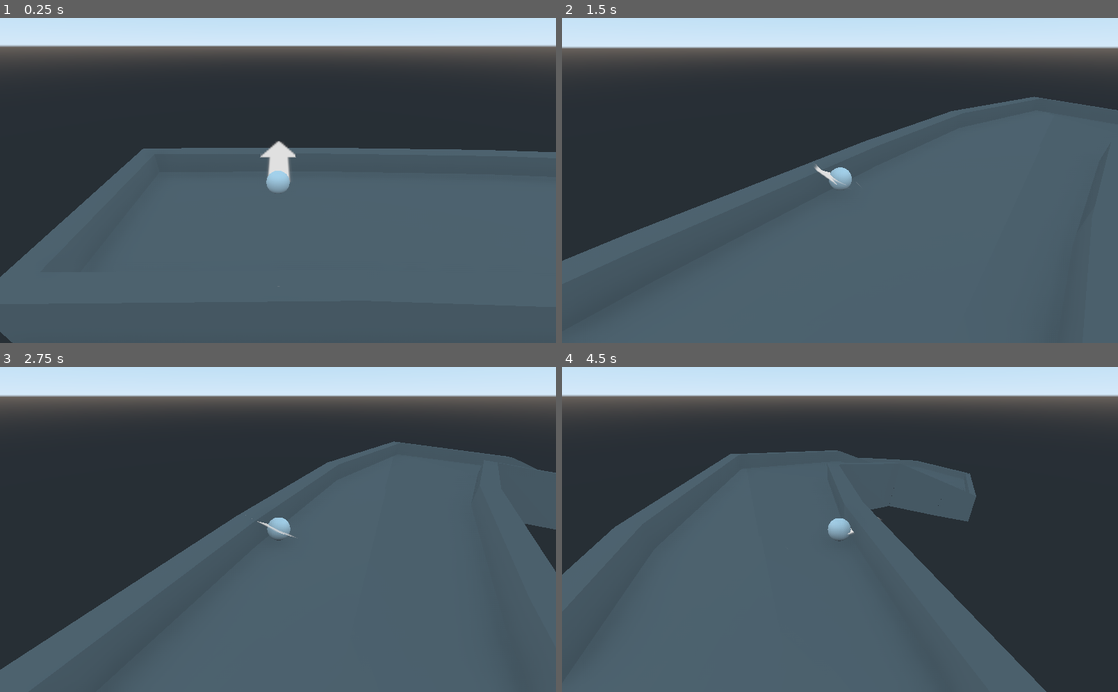
Above: before the commit, frames 1-4 (two rows, left to right).
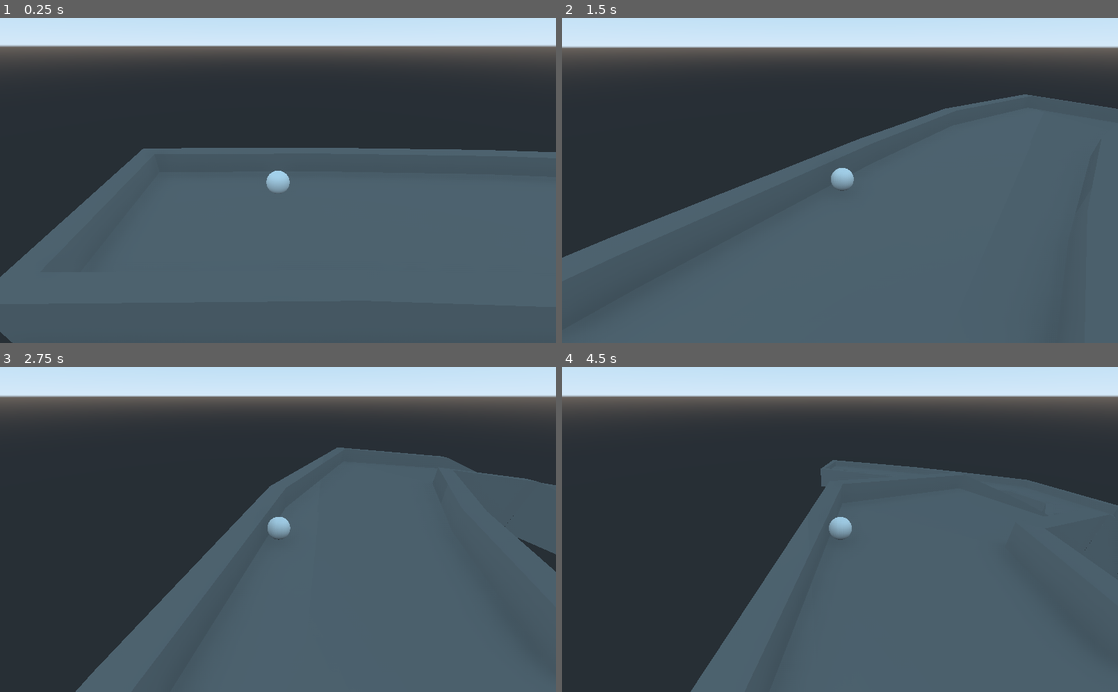
Above: after the commit, the same moments.

Repository: SlashScreen/golf
Game: Godot game, scene res://Spatial.tscn
Two runs of this game, one before a commit and one after it. Both use one fixed random seed, a clock stepped at 60 frames per second and the inputs below.
Inputs (mouse positions are in pixels of both pictures, inside the frame that each line leads up to):
- Up to frame 1 (0.25 s): no input
- Up to frame 2 (1.5 s): move the mouse to (962, 164) at 0.52 s; click (962, 164) at 0.67 s; move the mouse to (728, 196) at 1.27 s; click (728, 196) at 1.42 s
- Up to frame 3 (2.75 s): move the mouse to (333, 458) at 2.02 s; click (333, 458) at 2.17 s
- Up to frame 4 (4.5 s): move the mouse to (812, 594) at 2.77 s; click (812, 594) at 2.92 s; move the mouse to (1006, 578) at 3.52 s; click (1006, 578) at 3.67 s; move the mouse to (673, 480) at 4.27 s; click (673, 480) at 4.42 s

The runs differ from the first frame. In frame 1, 0.4% of the frame differs, in the area x 46-54%, y 37-51%; in frame 2, 1.4%; in frame 3, 7.9%; in frame 4, 41%, in the area x 0-100%, y 8-100%.

Commit message:
a bit finicky but now you can only see the arrow and hit the ball when  the ball is still. I also have to fix how the arrow points, sometimes it's a bit strange.

Diff:
--- a/ProgressBar.gd
+++ /dev/null
@@ -1,33 +0,0 @@
-extends ProgressBar
-
-# Declare member variables here. Examples:
-# var a = 2
-# var b = "text"
-
-# Called when the node enters the scene tree for the first time.
-func _ready():
-	pass # Replace with function body.
-
-func _physics_process(delta):
-	return
-	var ray_length = 1000
-	var max_power = 500
-	var end_dist = 1
-	var mouse = get_viewport().get_mouse_position()
-	var cam = owner.get_node("Camera")
-	var from = cam.project_ray_origin(mouse)
-	var to = from + cam.project_ray_normal(mouse) * ray_length
-	var space_state = cam.get_world().direct_space_state
-	var result = space_state.intersect_ray(to,from)
-
-	if result.has('position'):
-		var ball = get_tree().get_root().get_node("Spatial").get_node("Ball")
-		var d = result.position.distance_to(ball.get_translation())
-		#Add impulse
-		ball.get_node("ArrowSprite").look_at(result.position,Vector3(0,1,0))
-		#all.apply_central_impulse(ball.get_node("ArrowSprite").get_rotation()*((d/end_dist)/max_power))
-
-
-# Called every frame. 'delta' is the elapsed time since the previous frame.
-#func _process(delta):
-#	pass
--- a/Arrowsprite.gd
+++ b/Scripts/Arrow.gd
@@ -1,15 +1,13 @@
 #Handles golf ball physics. May beed to move elsewhere, this is wierd
 extends Sprite3D
 #Constants
-
-
 var ray_length = 1000
 var max_power = 15
 var end_dist = 7
-# Called when the node enters the scene tree for the first time.
+
 func _ready():
 	set_as_toplevel(true)
-#input
+
 func _input(event):
 	#raycast
 	var cam = get_parent().get_node("camfollow/Camera")
@@ -28,8 +26,12 @@
 		var newdir = ball.get_translation().direction_to(result.position)
 		look_at(result.position,Vector3(0,1,0)) #set_rotation(Vector3(0,newdir.y,0))
 		set_scale(Vector3(1,1,d/end_dist))
-		if event is InputEventMouseButton and event.pressed and event.button_index == 1: #if mouse button clicked
+		if event is InputEventMouseButton and event.pressed and event.button_index == 1 and ball.STATE == "still": #if mouse button clicked
 			ball.apply_central_impulse(newdir*((d/end_dist)*max_power)) #apply impulse
 
 func _process(delta):
-	set_translation(get_parent().get_translation())
+	if get_parent().STATE == "still":
+		show()
+		set_translation(get_parent().get_translation())
+	else:
+		hide()
--- /dev/null
+++ b/Scripts/Golf_Ball.gd
@@ -0,0 +1,16 @@
+extends RigidBody
+#Golf_Ball.gd
+export var STATE = "still"
+#States:
+#still = ball not moving
+#moving = moving
+
+func _ready():
+	#Load textures and things later
+	pass
+
+func _process(delta):
+	if get_linear_velocity().length() <= .01:
+		STATE = "still"
+	else:
+		STATE = "moving"
--- a/Spatial.tscn
+++ b/Spatial.tscn
@@ -1,11 +1,12 @@
-[gd_scene load_steps=9 format=2]
+[gd_scene load_steps=10 format=2]
 
 [ext_resource path="res://default_env.tres" type="Environment" id=1]
-[ext_resource path="res://assets/assets/graphics/arrow.png" type="Texture" id=2]
-[ext_resource path="res://Arrowsprite.gd" type="Script" id=3]
-[ext_resource path="res://Camera.gd" type="Script" id=4]
-[ext_resource path="res://assets/maps/testcourse.obj" type="ArrayMesh" id=5]
-[ext_resource path="res://MeshInstance.gd" type="Script" id=6]
+[ext_resource path="res://Scripts/Golf_Ball.gd" type="Script" id=2]
+[ext_resource path="res://assets/assets/graphics/arrow.png" type="Texture" id=3]
+[ext_resource path="res://Scripts/Arrow.gd" type="Script" id=4]
+[ext_resource path="res://Scripts/Golf_Camera.gd" type="Script" id=5]
+[ext_resource path="res://assets/maps/testcourse.obj" type="ArrayMesh" id=6]
+[ext_resource path="res://Scripts/Course_Setup.gd" type="Script" id=7]
 
 [sub_resource type="SphereShape" id=1]
 radius = 0.2
@@ -20,6 +21,7 @@
 
 [node name="Ball" type="RigidBody" parent="."]
 transform = Transform( 1, 0, 0, 0, 1, 0, 0, 0, 1, 0, 0, -3.15376 )
+script = ExtResource( 2 )
 
 [node name="CollisionShape" type="CollisionShape" parent="Ball"]
 shape = SubResource( 1 )
@@ -31,18 +33,18 @@
 
 [node name="Sprite3D" type="Sprite3D" parent="Ball"]
 axis = 1
-texture = ExtResource( 2 )
-script = ExtResource( 3 )
+texture = ExtResource( 3 )
+script = ExtResource( 4 )
 
 [node name="camfollow" type="Spatial" parent="Ball"]
 
 [node name="Camera" type="Camera" parent="Ball/camfollow"]
 transform = Transform( 0.999111, 0, 0, 0, 0.999111, 0, 0, 0, 0.999111, 0, 1.95166, 3.15376 )
 environment = ExtResource( 1 )
-script = ExtResource( 4 )
+script = ExtResource( 5 )
 
 [node name="Course" type="MeshInstance" parent="."]
 transform = Transform( 2, 0, 0, 0, 2, 0, 0, 0, 2, 0.880522, -1.47084, -3.0935 )
-mesh = ExtResource( 5 )
+mesh = ExtResource( 6 )
 material/0 = null
-script = ExtResource( 6 )
+script = ExtResource( 7 )
--- a/Sprite3D.gd
+++ /dev/null
@@ -1,14 +0,0 @@
-extends Sprite3D
-
-# Declare member variables here. Examples:
-# var a = 2
-# var b = "text"
-
-# Called when the node enters the scene tree for the first time.
-func _ready():
-	pass
-	#texture = $Arrowviewport.get_texture()
-
-# Called every frame. 'delta' is the elapsed time since the previous frame.
-#func _process(delta):
-#	pass
--- a/project.godot
+++ b/project.godot
@@ -17,7 +17,7 @@
 
 config/name="AsteroidBlastersDeluxe"
 run/main_scene="res://Spatial.tscn"
-config/icon="res://icon.png"
+config/icon="res://assets/assets/graphics/icon.png"
 
 [rendering]
 
Renamed: MeshInstance.gd -> Scripts/Course_Setup.gd
Renamed: Camera.gd -> Scripts/Golf_Camera.gd
Renamed: icon.png -> assets/assets/graphics/icon.png
Not shown, changed: assets/assets/graphics/icon.png.import
